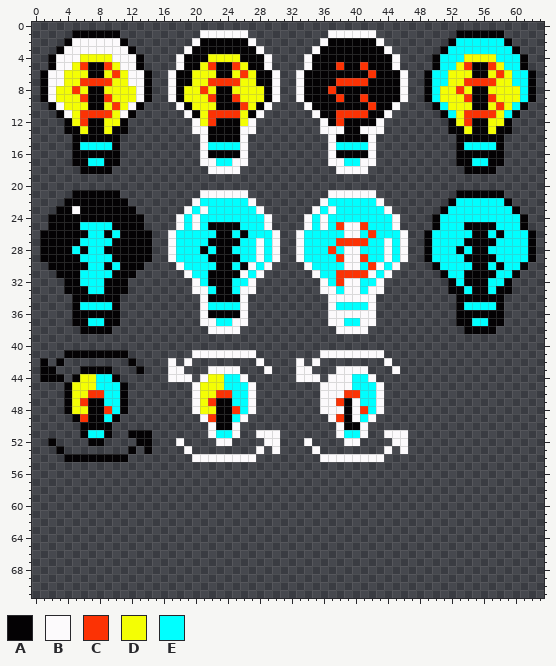
Pixel-art file -- assets/Lamps.aseprite. Above is the file before it was changed.
64x72 pixels, 1 frame.
Palette (. is transparent): A #040204  B #fcfafc  C #fc3204  D #f4fe04  E #00ffff
Pixels before (only the part around the change), first column x 42:
 0 ......................
 1 B..........AAAAAA.....
 2 AB........AEEEEEEA....
 3 AAB......AEEEEEEEEA...
 4 AAAB....AEEEDDDDEEEA..
 5 AAAB....AEEDCAACDEEA..
 6 CAAAB..AEEDDDAADCDEEA.
 7 AAAAB..AEEDDCCCCDDEEA.
 8 AAAAB..AEDDCDAADDDDEA.
 9 AAAAB..AEDDDCAACDDDEA.
10 CAAB....AEDDDAADCDEA..
11 AAB......AEDCCCCDEA...
12 AB........ADCAADDA....
13 BB........AADAADAA....
14 B..........AAAAAA.....
15 B..........AEEEEA.....
16 B..........AAAAAA.....
17 B..........AAEEAA.....
18 ............AAAA......
19 ......................
20 ......................
21 B..........AAAAAA.....
22 EB........AEEEEEEA....
23 EEB......AEEEEEEEEA...
24 EEEB....AEEEEEEEEEEA..
25 EEEB....AEEEAAAAEEEA..
26 CEEEB..AEEEEEAAEAEEEA.
27 EEBEB..AEEEEAAAAEEEEA.
28 EEBEB..AEEEAEAAEEEEEA.
29 EEBEB..AEEEEAAAAEEEEA.
30 CBEB....AEEEEAAEAEEA..
31 BEB......AEEAAAAEEA...
32 EB........AEAAAEEA....
33 BB........AAEAAEAA....
34 B..........AAAAAA.....
35 B..........AEEEEA.....
36 B..........AAAAAA.....
37 B..........AAEEAA.....
38 ............AAAA......
39 ......................
40 ......................
41 BB....................
42 ..B...................
43 ...B..................
44 B.....................
45 EB....................
46 EB....................
47 EB....................
48 EB....................
49 B.....................
50 ......................
51 ..BBB.................
52 ...BB.................
53 ..B.B.................
After the commit:
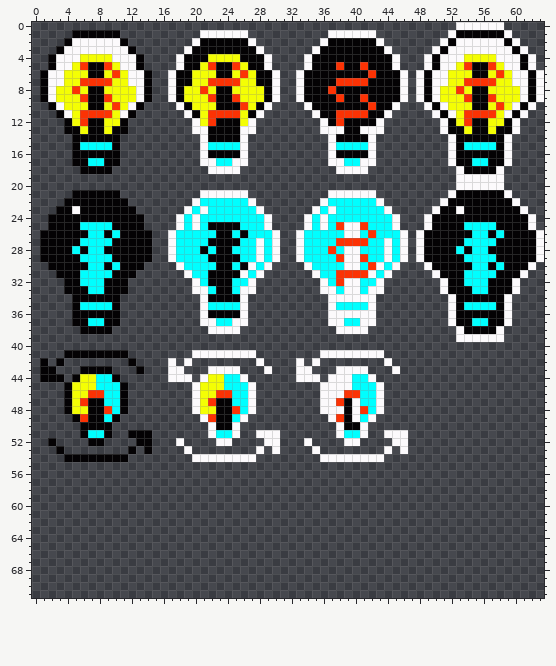
The edit:
Changed rows in their new state; - is an unchanged pixel.
Layer "Layer 1":
first column x 48:
 0 -----BBBBBB-----
 1 ----B------B----
 2 ---B-BBBBBB-B---
 3 --B-BBBBBBBB-B--
 4 -B-BBB----BBB-B-
 5 -B-BB------BB-B-
 6 B-BB--------BB-B
 7 B-BB--------BB-B
 8 B-B----------B-B
 9 B-B----------B-B
10 -B-B--------B-B-
11 --B-B------B-B--
12 ---B--------B---
13 ---B--------B---
14 ----B------B----
15 ----B------B----
16 ----B------B----
17 ----B------B----
18 -----B----B-----
19 -----BBBBBB-----
20 -----BBBBBB-----
21 ----B------B----
22 ---B-AAAAAA-B---
23 --B-ABAAAAAA-B--
24 -B-AAAAAAAAAA-B-
25 -B-AAAEEEEAAA-B-
26 B-AAAAAEEAEAAA-B
27 B-AAAAEEEEAAAA-B
28 B-AAAEAEEAAAAA-B
29 B-AAAAEEEEAAAA-B
30 -B-AAAAEEAEAA-B-
31 --B-AAEEEEAA-B--
32 ---B-AEEEAA-B---
33 ---B--AEEA--B---
34 ----B------B----
35 ----B------B----
36 ----B------B----
37 ----B------B----
38 -----B----B-----
39 -----BBBBBB-----
Pixel boxes of the changes (left, top, right, bottom) in both pictures:
changed: (416, 22, 544, 342)
